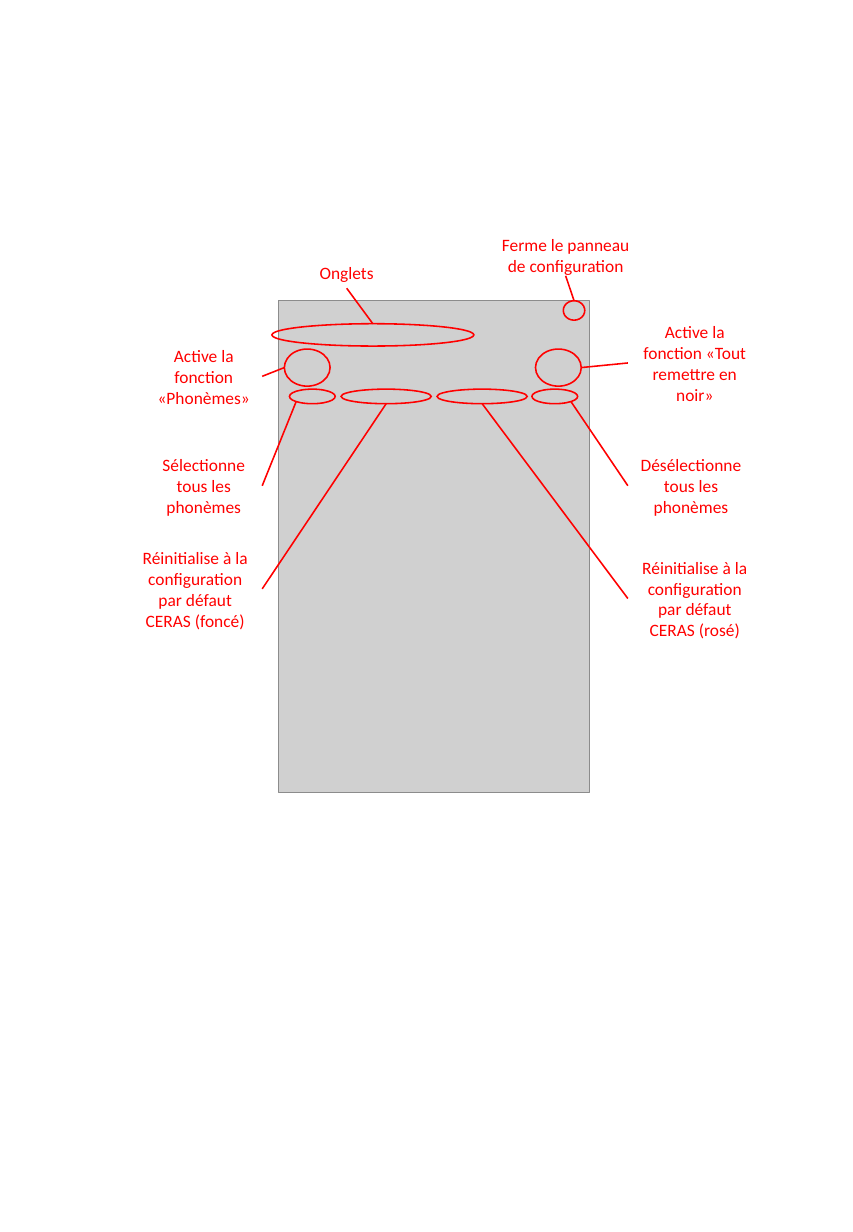
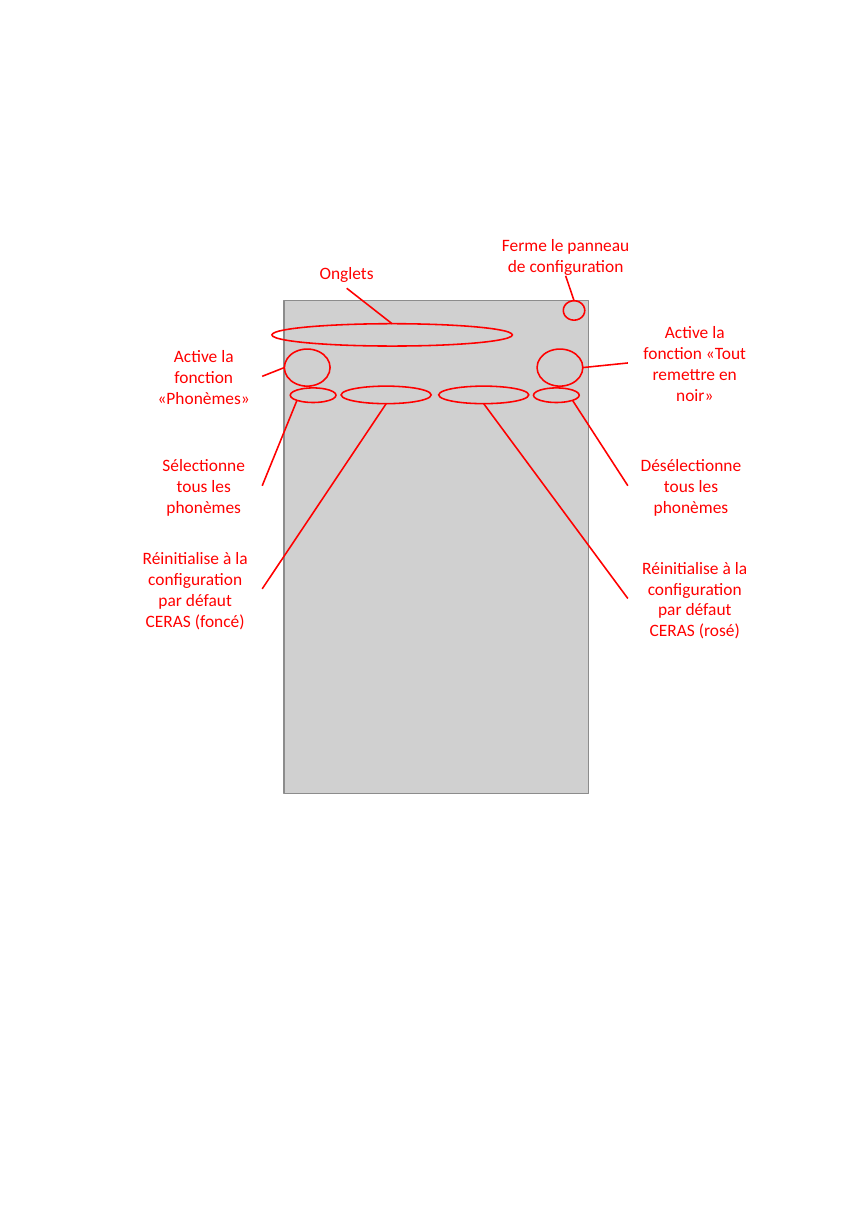
Before and after one commit to paColor/Colorization, a slide deck: slide 1 of Doc/Manuels/Panneau config.pptx. Drawn at 853x1232 pixels with LibreOffice and Linux fonts; fonts in the diff are those of the drawing; grey boxes stand for pictures. Boxes give left, top, right and bottom in pixels: in the first picture for what was removed or moved away, otherwise in the second. Text is boxed around its words. In the diff, an @@ line names an element or a change of style, - is before the commit and + after.

```diff
--- a/Doc/Manuels/Panneau config.pptx
+++ b/Doc/Manuels/Panneau config.pptx
@@ line moved from (373, 324) - (347, 288) to (392, 324) - (347, 288) @@
@@ ellipse: place and size @@
-ellipse at [272, 324, 474, 347]
+ellipse at [272, 324, 512, 347]
@@ picture: place and size @@
-picture at [279, 301, 590, 793]
+picture at [284, 300, 589, 794]
```
Also in this commit, not shown: 1 slide added, 54 other files.
